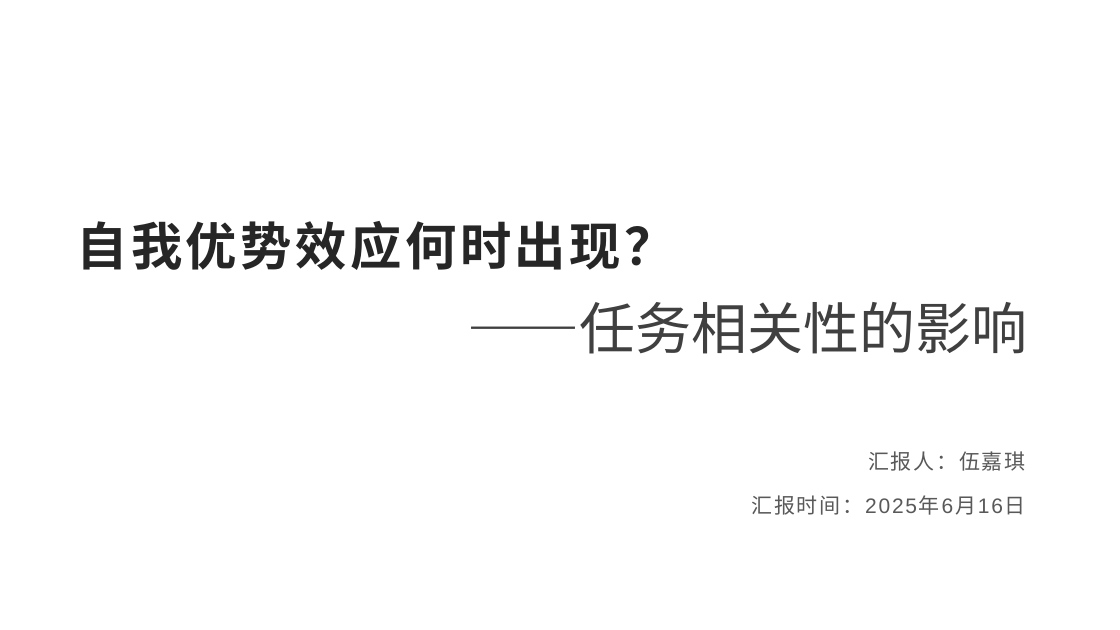
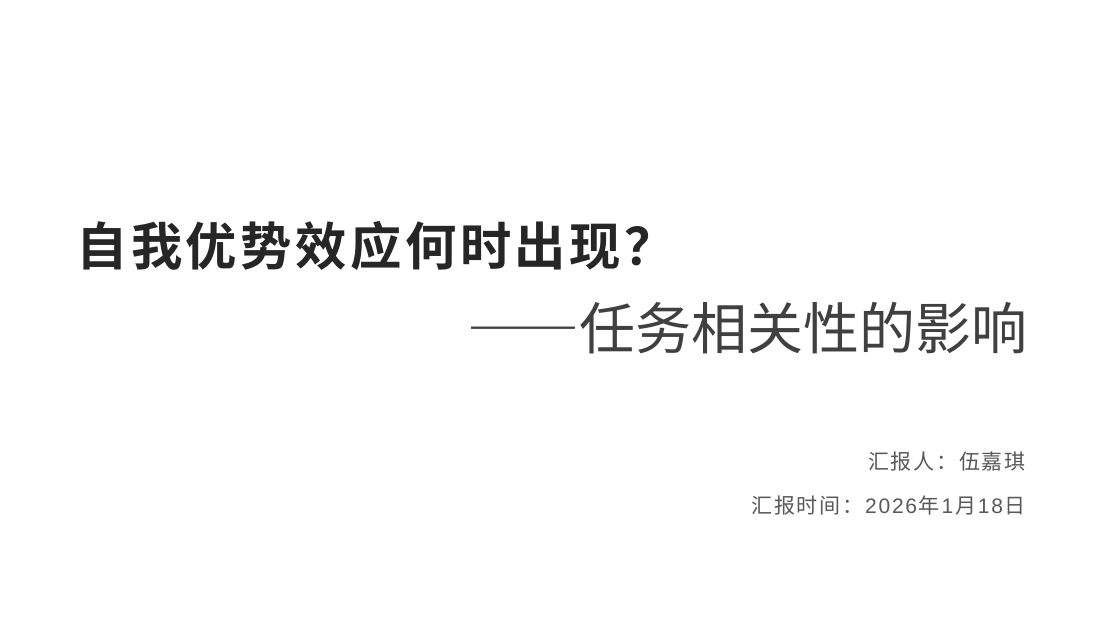
Before and after one commit to wujiaqipsy/TaskRelevance, a slide deck: slide 1 of 4_Reports/2025_AutumnSummary_wjq.pptx. Drawn at 1120x630 pixels with LibreOffice and Linux fonts; fonts in the diff are those of the drawing. Boxes give left, top, right and bottom in pixels: in the first picture for what was removed or moved away, otherwise in the second. Text is boxed around its words. In the diff, an @@ line names an element or a change of style, - is before the commit and + after.

```diff
--- a/4_Reports/2025_AutumnSummary_wjq.pptx
+++ b/4_Reports/2025_AutumnSummary_wjq.pptx
@@ text at box(751, 495, 1025, 515): text changed @@
-汇报时间：2025年6月16日
+汇报时间：2026年1月18日
```
Also in this commit, not shown: 2 other slides changed, 4 slides added, 2 slides removed, 3 other files.
